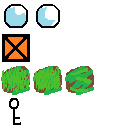
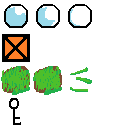
Layered file, before and after one edit (128×128). Changes by layer:
added layer "Pasted Layer #4" above "Pasted Layer #2" over 70, 67, 92, 92
hid "Pasted Layer #2" over 65, 66, 94, 95
added layer "Pasted Layer" above "bgTile.png" over 68, 4, 92, 28
